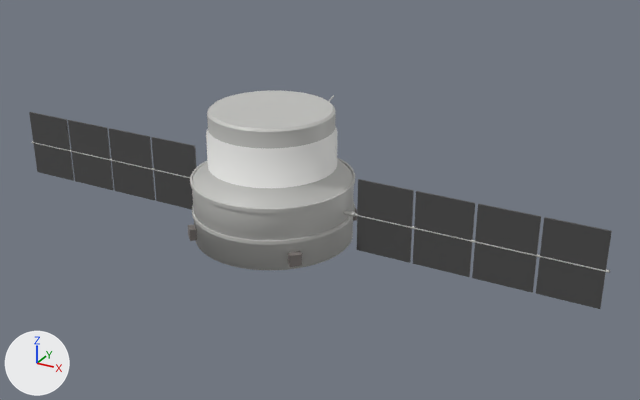
Before and after pictures for a commit that changed the FBX model Assets/_Project/Models/Soyuz_PAO.fbx.
Before and after are seen from a 50 mm camera at (7.38, -11.77, 6.71) aimed at (0.64, 0.47, 0.58). The lights are fixed; the arrows at lower left show +X, +Y and +Z. The older version comes first. Where no turn or scale is listed for an object, it has been applied to the vertices.

Objects in the first picture: 'Soyuz_PAO'.
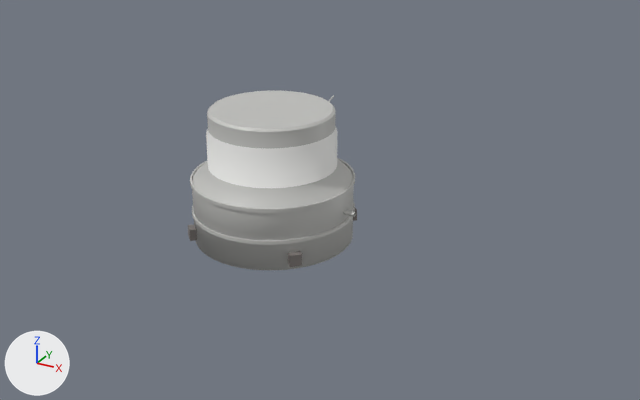
The change, as a list of edits to the scene's bpy script:
```text
Change me_soyuz_pao:
    used by ob_soyuz_pao; location = (0.0, 0.0, 0.0)
    remove me_soyuz_pao.from_pydata(...)  # 1396 vertices, 1406 faces; spans x -5.6..5.6, y -1.38..2.17, z 0.0..2.26
    add me_soyuz_pao.from_pydata(...)  # 1308 vertices, 1346 faces; spans x -1.55..1.55, y -1.38..2.17, z 0.0..2.26
    me_soyuz_pao part 1: 10 loose pieces with 88 vertices, spanning x -5.6..5.6, y -0.02..0.02, z 0.07..1.33, are deleted
```

Boxes (x1, y1, x2, y2) around the edits, measured in the pictures (640 x 400 px):
'Soyuz_PAO', reshaped (71% narrower, 18% shorter)
    before: (29, 91, 612, 309)
    after: (188, 91, 357, 270)
part 1 of me_soyuz_pao, deleted
    before: (29, 112, 612, 309)
